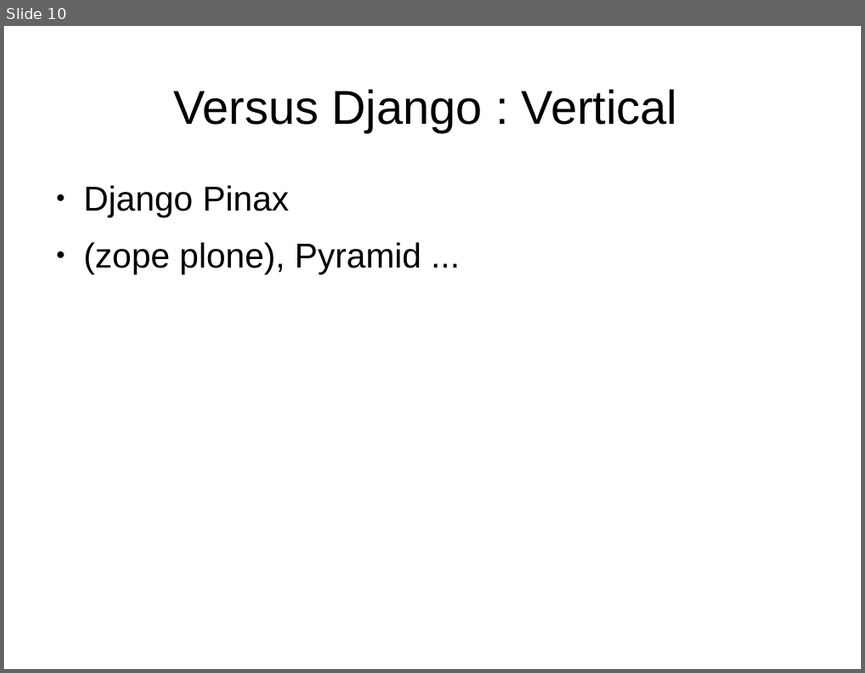
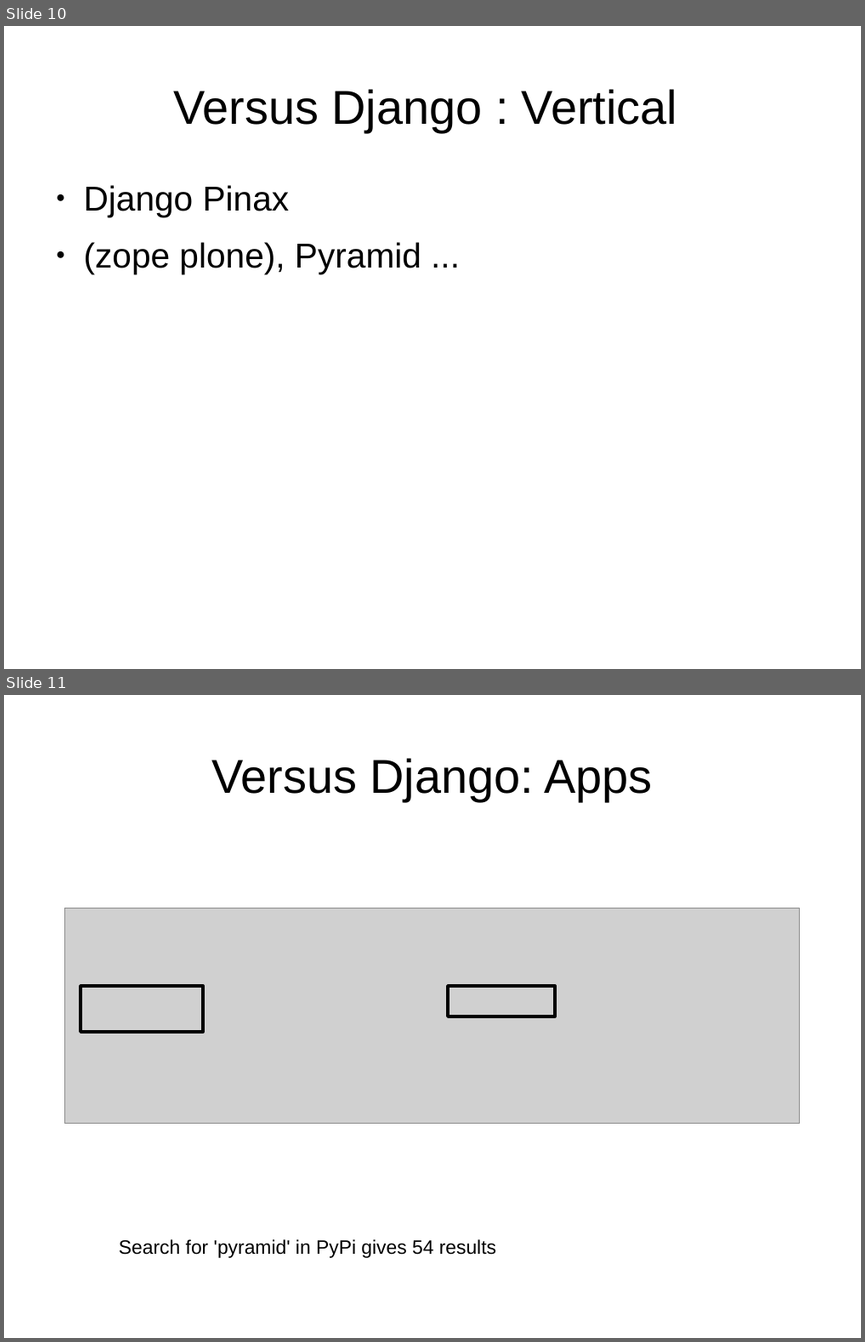
Before and after one commit to kevingill1966/pyramid-talk-may11, a slide deck: presentation.odp. Shown one above the other, each under a label of ours: slide 10 before the commit, slides 10 and 11 after it. The pictures are 865x673 and 865x1342 pixels, drawn with LibreOffice and Linux fonts; fonts in the diff are those of the drawing; grey boxes stand for pictures. Boxes give left, top, right and bottom in pixels: in the first picture for what was removed or moved away, otherwise in the second. Text is boxed around its words. In the diff, an @@ line names an element or a change of style, - is before the commit and + after.

```diff
--- a/presentation.odp
+++ b/presentation.odp
@@ slide 11 added at <box>4,695,861,1338</box>, background #FFFFFF @@
@@ title added at <box>211,758,653,801</box>, 44 pt, text #000000 @@
+Versus Django: Apps
@@ picture added at <box>65,908,800,1123</box> @@
@@ rectangle added at <box>80,986,202,1032</box>, outline #000000 2.83 pt @@
@@ rectangle added at <box>448,986,556,1016</box>, outline #000000 2.83 pt @@
@@ text added at <box>119,1239,496,1258</box>, 18 pt, text #000000 @@
+Search for 'pyramid' in PyPi gives 54 results
```
Also in this commit, not shown: 2 slides changed.
